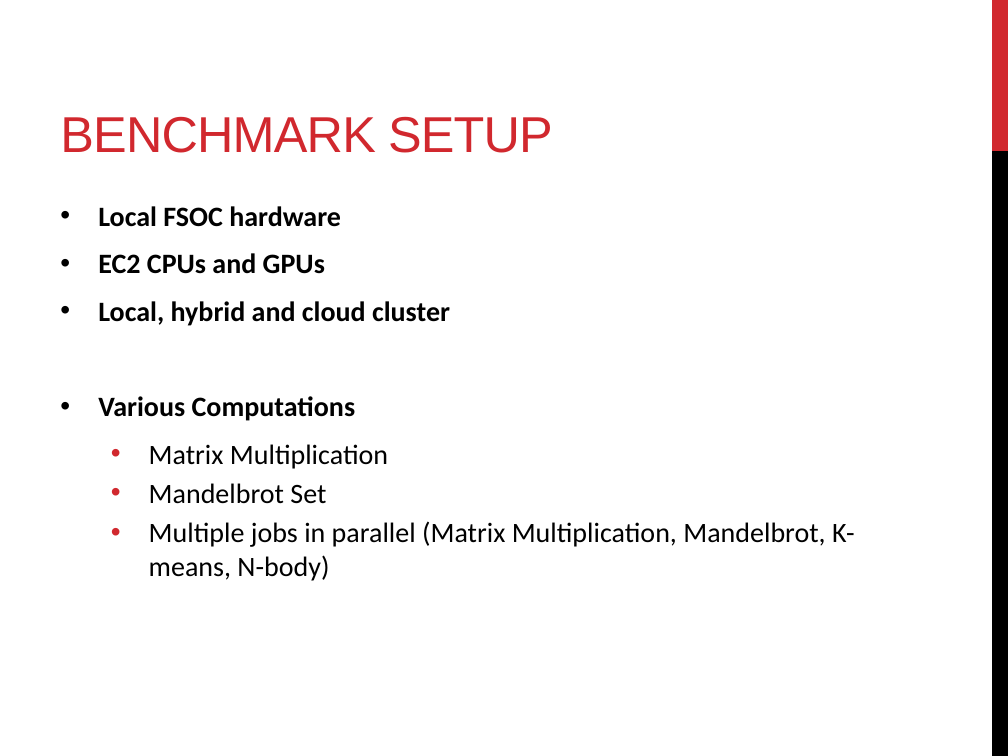
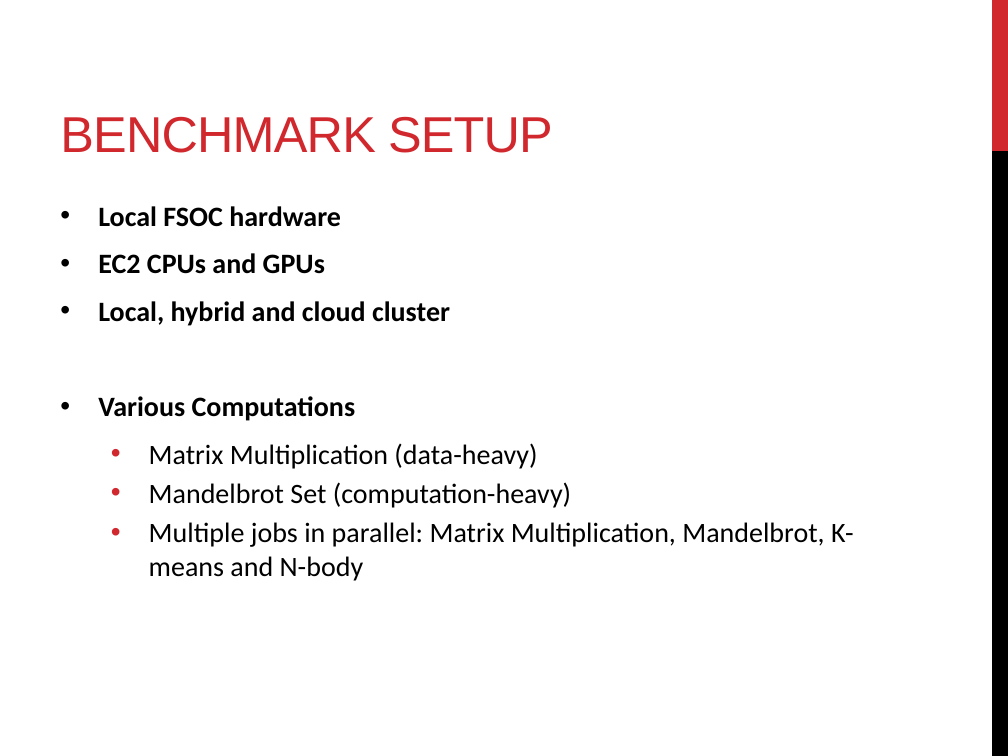
Before and after one commit to florianroesler/thesis_presentation, a slide deck: slide 32 of presentation.pptx. Drawn at 1008x756 pixels with LibreOffice and Linux fonts; fonts in the diff are those of the drawing. Boxes give left, top, right and bottom in pixels: in the first picture for what was removed or moved away, otherwise in the second. Text is boxed around its words. In the diff, an @@ line names an element or a change of style, - is before the commit and + after.

Commit message:
done with adding slides

```diff
--- a/presentation.pptx
+++ b/presentation.pptx
@@ text at [149,443,854,581]: text changed @@
-  • Matrix Multiplication
-  • Mandelbrot Set
-  • Multiple jobs in parallel (Matrix Multiplication, Mandelbrot, K-means, N-body)
+  • Matrix Multiplication (data-heavy)
+  • Mandelbrot Set (computation-heavy)
+  • Multiple jobs in parallel: Matrix Multiplication, Mandelbrot, K-means and N-body
```
Also in this commit, not shown: 7 other slides changed, 9 slides added, 1 slide removed, 18 other files.
